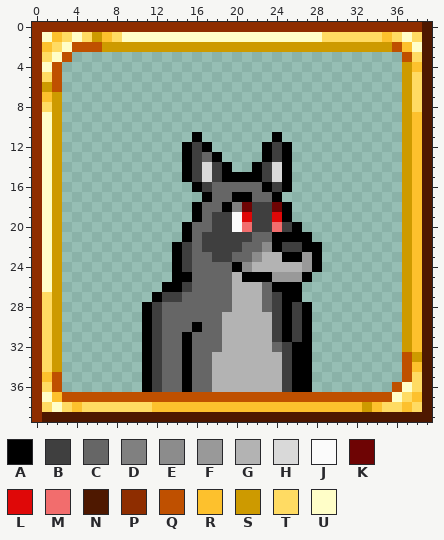
Pixel-art sprite -- icon.png. Above is the file before it was changed.
The file is 320x320 pixels, drawn in blocks of 8x8; one block is one cell here. Colours within 5 levels of each other are drawn and written as one.
Palette (. is transparent): A #000000  B #3f3f3f  C #666666  D #808080  E #8c8c8c  F #999999  G #b3b3b3  H #d9d9d9  J #fbfbfb  K #6e0404  L #df0808  M #f26d6d  N #4e1800  P #8e2d00  Q #bf5000  R #fdc12d  S #cd9a00  T #ffdb63  U #fffec8
Pixels before, first column x 0:
 0 PPPPPPPPPPPPPPPPPPPPPPPPPPPPPPPPPPPPPPPN
 1 PURTUTSRTUUUUUUUUUUUUUUUUUUUUTTTTTTRTUTN
 2 PRTUQQQSSSSSSSSSSSSSSSSSSSSSSSSSSSSSQRUN
 3 PTUQ.................................QTN
 4 PUQ..................................SRN
 5 PTQ..................................STN
 6 PSQ..................................STN
 7 PRS..................................STN
 8 PTS..................................STN
 9 PUS..................................SRN
10 PUS..................................SRN
11 PUS.............A.......A............SRN
12 PUS............ABA.....ABA...........SRN
13 PUS............ABCA....ABA...........SRN
14 PUS............ABHBA..ABHA...........SRN
15 PUS............ABHBAAAABHA...........SRN
16 PUS.............ABCCCCCABA...........SRN
17 PUS..............ACCAACCA............SRN
18 PUS.............ACCADKBBKA...........SRN
19 PUS.............ACBBJLBBLA...........SRN
20 PUS............ACCBBJMBBMBA..........SRN
21 PUS............ACBBBBBCCAAAA.........SRN
22 PUS...........ABCBBBBCCEABBAA........SRN
23 PUS...........ABCCBBCCEGGAAFA........SRN
24 PUS...........ABCCCCAEGGGGGFA........SRN
25 PUS...........AACCCCGAAAFFFA.........SRN
26 PUS..........AABCCCCGGGCAAA..........SRN
27 PTS.........ABBCCCCCGGGCBAA..........SRN
28 PTS........ABCCCCCCCGGGCBABA.........SRN
29 PTS........ABCCCCCCGGGGGBABA.........SRN
30 PTS........ABCCCACCGGGGGBABA.........SRN
31 PTS........ABCCACCCGGGGGBABA.........SRN
32 PTS........ABCCACCCGGGGGCBAA.........SRN
33 PTS........ABCCACCGGGGGGGBAA.........QSN
34 PTS........ABCCACCGGGGGGGBAA.........QRN
35 PRQ........ABCCACCGGGGGGGBAA.........QTN
36 PTQ........ABCCACCGGGGGGGBAA........QUTN
37 PURQQQQQQQQQQQQQQQQQQQQQQQQQQQQQQQQQUTRN
38 PTUTRTTTTTTTRRRRRRRRRRRRRRRRRRRRRSRTTRTN
39 PNNNNNNNNNNNNNNNNNNNNNNNNNNNNNNNNNNNNNNN
The result:
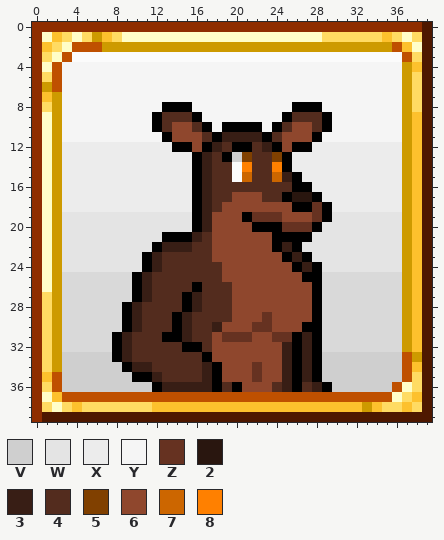
Colours new in this view: V #cfcfcf  W #e4e4e4  X #ececec  Y #f5f5f5  Z #663221  2 #29160f  3 #381e15  4 #532c1e  5 #804000  6 #8f472d  7 #cc6600  8 #ff8000
Changes in this commit:
Changed rows in their new state; - is an unchanged pixel.
first column x 3:
 3 -JJJJJJJJJJJJJJJJJJJJJJJJJJJJJJJJJ
 4 YYYYYYYYYYYYYYYYYYYYYYYYYYYYYYYYYY
 5 YYYYYYYYYYYYYYYYYYYYYYYYYYYYYYYYYY
 6 YYYYYYYYYYYYYYYYYYYYYYYYYYYYYYYYYY
 7 YYYYYYYYYYYYYYYYYYYYYYYYYYYYYYYYYY
 8 YYYYYYYYYYAAAYYYYYYYYYYAAAYYYYYYYY
 9 YYYYYYYYYA444AYYYYYYYYA444AYYYYYYY
10 YYYYYYYYYA4664AYAAAAYA4664AYYYYYYY
11 YYYYYYYYYYA6664A3333A4666AYYYYYYYY
12 XXXXXXXXXXXA-6-34AA43A6AAXXXXXXXXX
13 XXXXXXXXXXXXXA34AV5445-XXXXXXXXXXX
14 XXXXXXXXXXXXXA344J8448-XXXXXXXXXXX
15 XXXXXXXXXXXXXA344J74473AXXXXXXXXXX
16 XXXXXXXXXXXXX-344444444AAXXXXXXXXX
17 XXXXXXXXXXXXXA34466644A22AXXXXXXXX
18 XXXXXXXXXXXXX-346666666AAZAXXXXXXX
19 WWWWWWWWWWWWW-3666AZZZ666ZAWWWWWWW
20 WWWWWWWWWWWWWA36666AAAZZZAWWWWWWWW
21 WWWWWWWWWWAA-34666666----WWWWWWWWW
22 WWWWWWWWWA33344666666-3AWWWWWWWWWW
23 WWWWWWWWA3444446666666-3AWWWWWWWWW
24 WWWWWWWWA34444446666666A3-WWWWWWWW
25 HHHHHHHA3444444466666666-AHHHHHHHH
26 HHHHHHHA34444A44466666666AHHHHHHHH
27 HHHHHHHA3444A344466666666AHHHHHHHH
28 HHHHHHA34444A344466666666AHHHHHHHH
29 HHHHHHA3444A34444666Z6666AHHHHHHHH
30 HHHHHHA3444A3443666ZZ666-AHHHHHHHH
31 HHHHHA3444AA3446ZZZ66ZZA3AHHHHHHHH
32 HHHHHA344444-A466666663-3AHHHHHHHH
33 VVVVVA34444444A66666663-3AVVVVVVVV
34 VVVVVVA33444443A666Z663-3AVVVVVVVV
35 VVVVVVVA-344443A666Z663-3AVVVVVVVV
36 VVVVVVVVVA33333A4A66643-43AVVVVVV-
